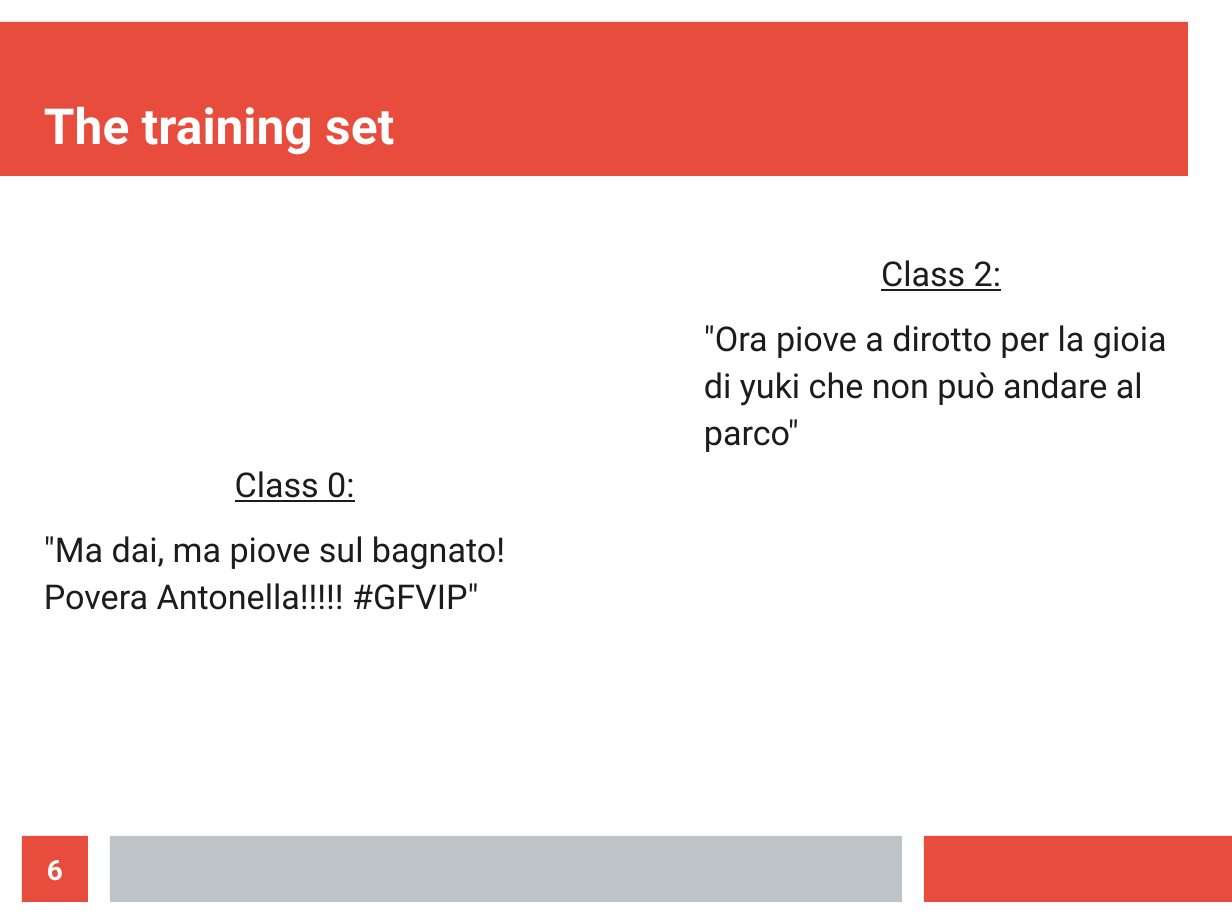
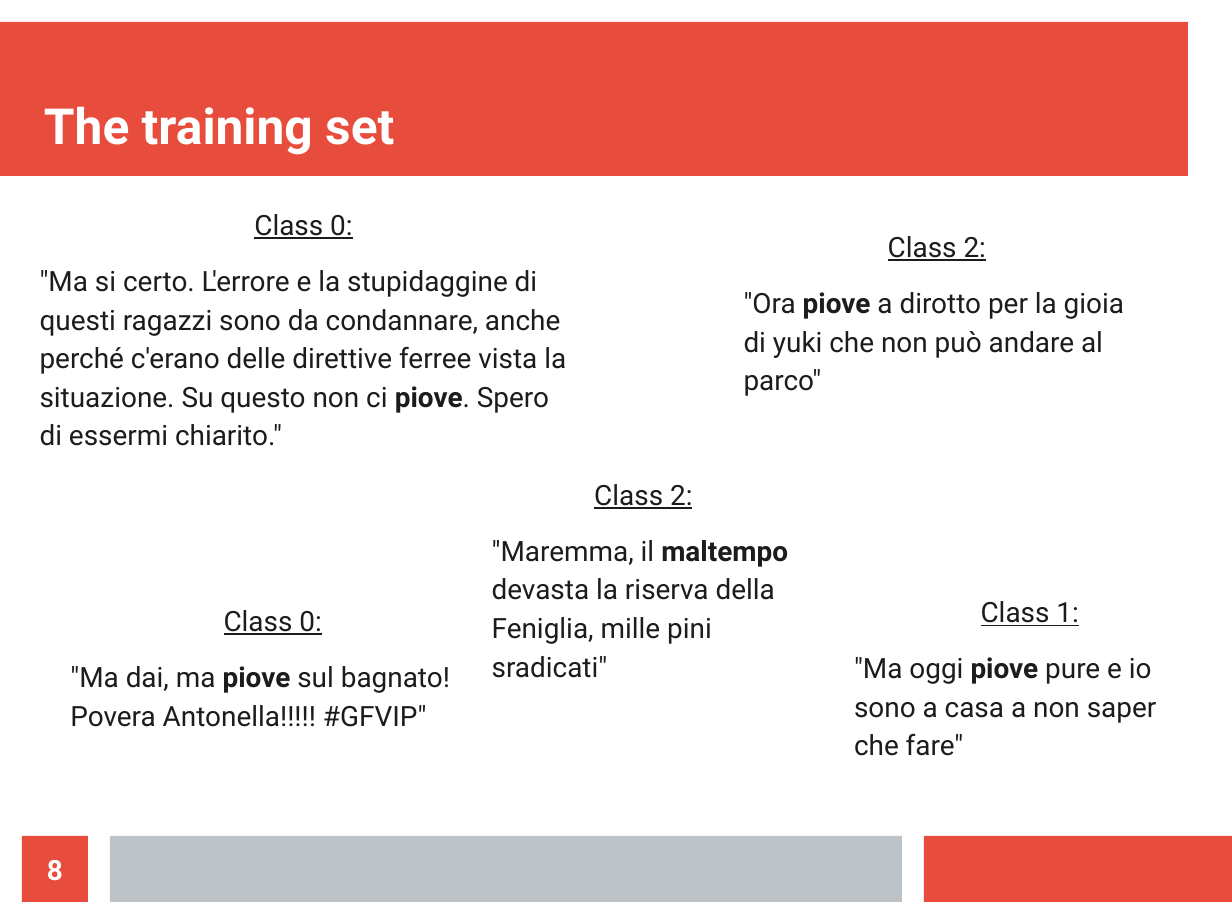
Before and after one commit to MarcoParola/STAD, a slide deck: slide 8 of doc/presentation.odp (slide 6 before the commit). Drawn at 1232x924 pixels with LibreOffice and Linux fonts; fonts in the diff are those of the drawing. Boxes give left, top, right and bottom in pixels: in the first picture for what was removed or moved away, otherwise in the second. Text is boxed around its words. In the diff, an @@ line names an element or a change of style, - is before the commit and + after.

```diff
--- a/doc/presentation.odp
+++ b/doc/presentation.odp
@@ text added at (x1=40, y1=214, x2=566, y2=413), 18 pt, text #1C1C1C @@
+Class 0:
+"Ma si certo. L'errore e la stupidaggine di questi ragazzi sono da condannare, anche perché c'erano delle direttive ferree vista la situazione. Su questo non ci piove. Spero di essermi chiarito."
@@ text "Class 2:" moved from (x1=704, y1=260, x2=1167, y2=452) to (x1=744, y1=236, x2=1124, y2=396) @@
@@ text "Class 2:" at (x1=744, y1=236, x2=1124, y2=396): size 22 to 18 pt; bold on in "piove" @@
@@ text added at (x1=492, y1=484, x2=788, y2=678), 18 pt, text #1C1C1C @@
+Class 2:
+"Maremma, il maltempo devasta la riserva della Feniglia, mille pini sradicati"
@@ text "Class 0:" at (x1=70, y1=610, x2=450, y2=727): size 22 to 18 pt; bold on in "piove" @@
@@ text "Class 0:" moved from (x1=44, y1=471, x2=505, y2=610) to (x1=70, y1=610, x2=450, y2=727) @@
@@ text added at (x1=854, y1=601, x2=1156, y2=756), 18 pt, text #1C1C1C @@
+Class 1:
+"Ma oggi piove pure e io sono a casa a non saper che fare"
@@ page number at (x1=47, y1=860, x2=63, y2=881): text changed @@
-6
+8
```
Also in this commit, not shown: 2 slides added, 3 slides removed.
